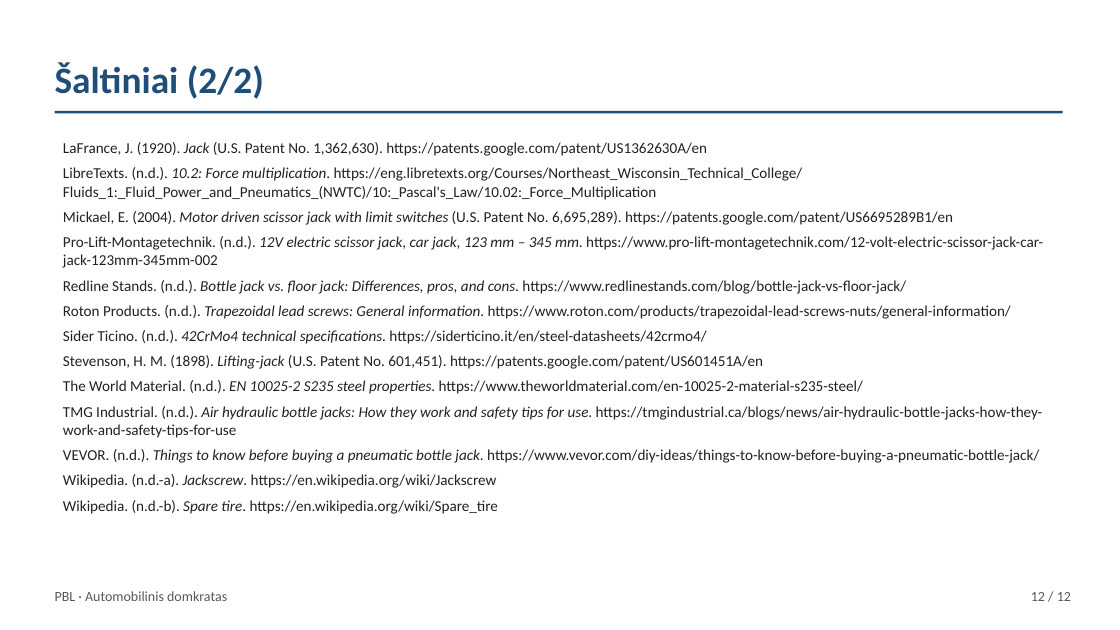
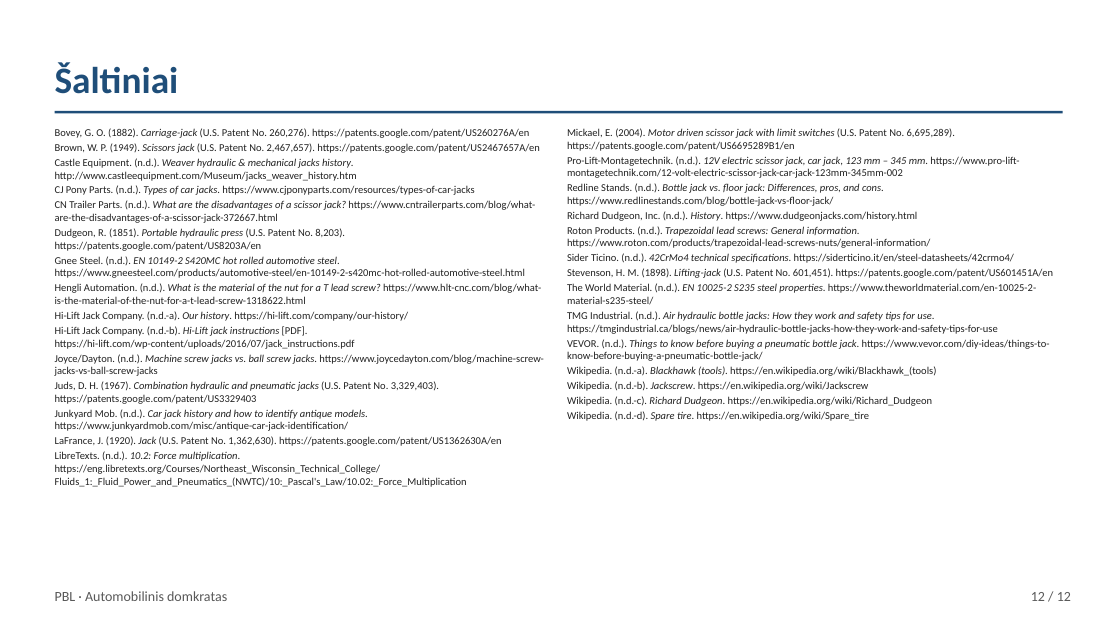
Before and after one commit to Goblinukas-beep/Ye, a slide deck: slide 12 of domkratas-ta1/domkratas-ta1.pptx. Drawn at 1120x630 pixels with LibreOffice and Linux fonts; fonts in the diff are those of the drawing. Boxes give left, top, right and bottom in pixels: in the first picture for what was removed or moved away, otherwise in the second. Text is boxed around its words. In the diff, an @@ line names an element or a change of style, - is before the commit and + after.

```diff
--- a/domkratas-ta1/domkratas-ta1.pptx
+++ b/domkratas-ta1/domkratas-ta1.pptx
@@ text at <box>55,62,179,94</box>: text changed @@
-Šaltiniai (2/2)
+Šaltiniai
@@ text added at <box>55,128,544,487</box>, 9 pt, text #222222 @@
+Bovey, G. O. (1882). Carriage-jack (U.S. Patent No. 260,276). https://patents.google.com/patent/US260276A/en
+Brown, W. P. (1949). Scissors jack (U.S. Patent No. 2,467,657). https://patents.google.com/patent/US2467657A/en
+Castle Equipment. (n.d.). Weaver hydraulic & mechanical jacks history. http://www.castleequipment.com/Museum/jacks_weaver_history.htm
+CJ Pony Parts. (n.d.). Types of car jacks. https://www.cjponyparts.com/resources/types-of-car-jacks
+CN Trailer Parts. (n.d.). What are the disadvantages of a scissor jack? https://www.cntrailerparts.com/blog/what-are-the-disadvantages-of-a-scissor-jack-372667.html
+Dudgeon, R. (1851). Portable hydraulic press (U.S. Patent No. 8,203). https://patents.google.com/patent/US8203A/en
+Gnee Steel. (n.d.). EN 10149-2 S420MC hot rolled automotive steel. https://www.gneesteel.com/products/automotive-steel/en-10149-2-s420mc-hot-rolled-automotive-steel.html
+Hengli Automation. (n.d.). What is the material of the nut for a T lead screw? https://www.hlt-cnc.com/blog/what-is-the-material-of-the-nut-for-a-t-lead-screw-1318622.html
+Hi-Lift Jack Company. (n.d.-a). Our history. https://hi-lift.com/company/our-history/
+Hi-Lift Jack Company. (n.d.-b). Hi-Lift jack instructions [PDF]. https://hi-lift.com/wp-content/uploads/2016/07/jack_instructions.pdf
+Joyce/Dayton. (n.d.). Machine screw jacks vs. ball screw jacks. https://www.joycedayton.com/blog/machine-screw-jacks-vs-ball-screw-jacks
+Juds, D. H. (1967). Combination hydraulic and pneumatic jacks (U.S. Patent No. 3,329,403). https://patents.google.com/patent/US3329403
+Junkyard Mob. (n.d.). Car jack history and how to identify antique models. https://www.junkyardmob.com/misc/antique-car-jack-identification/
+LaFrance, J. (1920). Jack (U.S. Patent No. 1,362,630). https://patents.google.com/patent/US1362630A/en
+LibreTexts. (n.d.). 10.2: Force multiplication. https://eng.libretexts.org/Courses/Northeast_Wisconsin_Technical_College/Fluids_1:_Fluid_Power_and_Pneumatics_(NWTC)/10:_Pascal's_Law/10.02:_Force_Multiplication
@@ text at <box>63,142,803,200</box>: paragraphs removed @@
-LaFrance, J. (1920). Jack (U.S. Patent No. 1,362,630). https://patents.google.com/patent/US1362630A/en
-LibreTexts. (n.d.). 10.2: Force multiplication. https://eng.libretexts.org/Courses/Northeast_Wisconsin_Technical_College/Fluids_1:_Fluid_Power_and_Pneumatics_(NWTC)/10:_Pascal's_Law/10.02:_Force_Multiplication
@@ text "Mickael, E. (2004). Motor driven ...": place and size @@
-text "Mickael, E. (2004). Motor driven ..." at <box>63,142,1043,514</box>
+text "Mickael, E. (2004). Motor driven ..." at <box>567,128,1053,421</box>
@@ text at <box>567,128,1053,361</box>: size 13 to 9 pt in "Mickael, E. (2004). Motor driven scissor jack ...", "Pro-Lift-Montagetechnik. (n.d.). 12V electric scissor jack,  ...", "Redline Stands. (n.d.). Bottle jack vs. floor ...", "Roton Products. (n.d.). Trapezoidal lead screws: General ..." and 5 more places; less space between paragraphs @@
@@ text at <box>567,211,918,221</box>: paragraph added @@
+Richard Dudgeon, Inc. (n.d.). History. https://www.dudgeonjacks.com/history.html
@@ text at <box>567,366,936,421</box>: text changed; size 13 to 9 pt @@
-Wikipedia. (n.d.-a). Jackscrew. https://en.wikipedia.org/wiki/Jackscrew
-Wikipedia. (n.d.-b). Spare tire. https://en.wikipedia.org/wiki/Spare_tire
+Wikipedia. (n.d.-a). Blackhawk (tools). https://en.wikipedia.org/wiki/Blackhawk_(tools)
+Wikipedia. (n.d.-b). Jackscrew. https://en.wikipedia.org/wiki/Jackscrew
+Wikipedia. (n.d.-c). Richard Dudgeon. https://en.wikipedia.org/wiki/Richard_Dudgeon
+Wikipedia. (n.d.-d). Spare tire. https://en.wikipedia.org/wiki/Spare_tire
```
Also in this commit, not shown: 6 other slides changed, 1 slide added, 1 slide removed, 2 other files.
